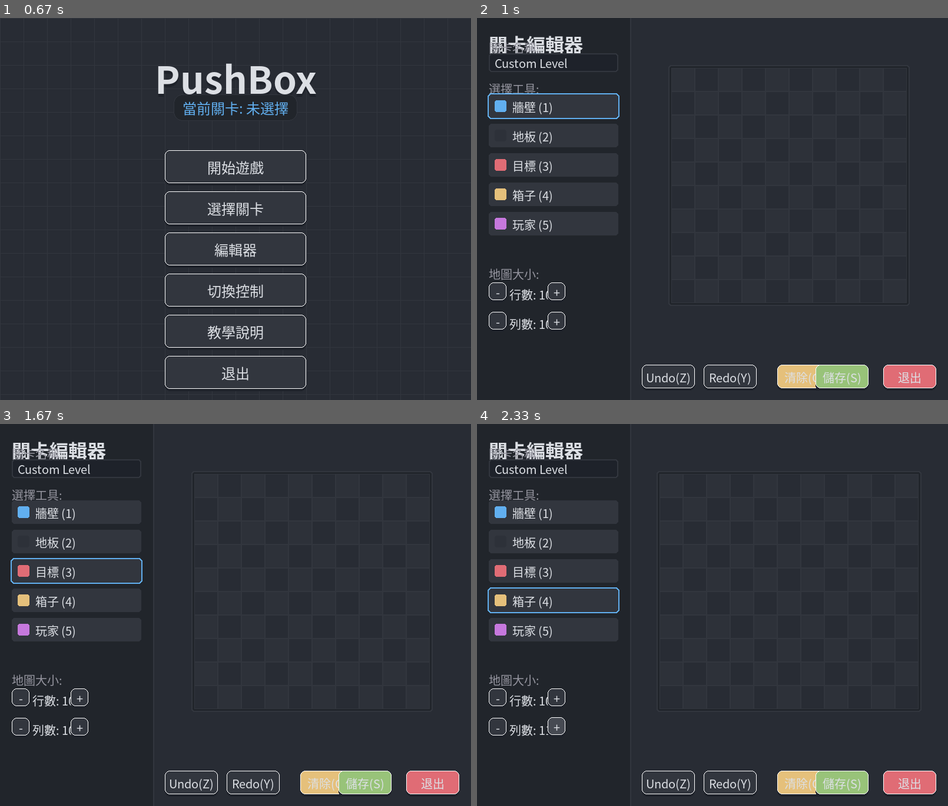
Above: before the commit, frames 1-4 (two rows, left to right).
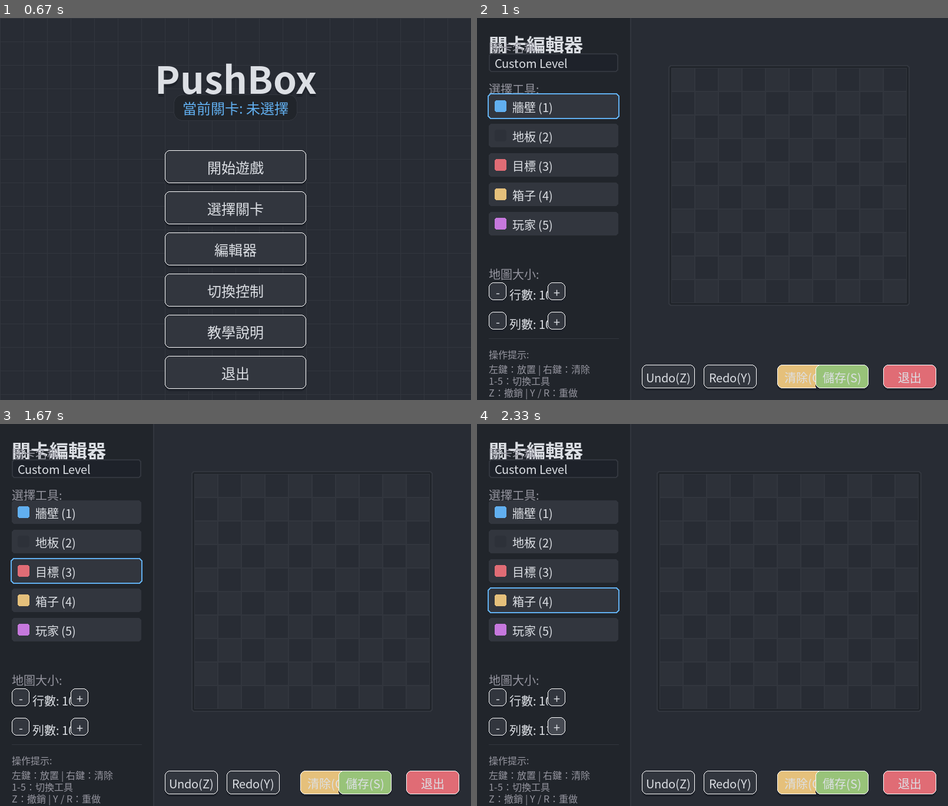
Above: after the commit, the same moments.

Repository: YI-TING-EE13/Pushbox-Pygame
Game: pygame game, started from main.py
Same seed, same stepped clock (60 frames per second), same inputs: the game is played once before the commit and once after it.
Inputs (mouse positions are in pixels of both pictures, inside the frame that each line leads up to):
- Up to frame 1 (0.67 s): hold Right from 0.33 s (still down); move the mouse to (216, 224) at 0.37 s
- Up to frame 2 (1 s): release Right at 0.8 s; click "編輯器" at 0.93 s
- Up to frame 3 (1.67 s): hold Up 1.22-1.52 s; click "目標 (3)" at 1.6 s
- Up to frame 4 (2.33 s): click "+" at 1.93 s; tap 4 at 2.22 s

Frame 1 is identical in both runs. In frame 2, 0.5% of the frame differs, in the area x 2-24%, y 86-100%; in frame 3, 0.5%; in frame 4, 0.5%.

Commit message:
feat: improve editor shortcut discoverability

Diff:
--- a/main.py
+++ b/main.py
@@ -5,13 +5,11 @@
 
 控制方式:
 - 方向鍵 ↑↓←→ 或 WASD: 移動
-- Z / Backspace: 撤銷
-- Y / R: 重做
-- F5 / Delete: 重置關卡
-- Esc / P: 暫停
-- M: 選單
-- E: 編輯器
-- H / F1: 說明
+- Z / Backspace: 撤銷 (Undo)
+- Y / R: 重做 (Redo)
+- F5 / Delete: 重置關卡 (Reset)
+- M: 返回選單
+- H / F1: 遊戲說明 (Help)
 """
 
 import sys
--- a/src/pushbox/views/level_editor.py
+++ b/src/pushbox/views/level_editor.py
@@ -439,6 +439,9 @@
         # Map Size Controls
         self._draw_size_controls()
 
+        # Shortcuts Hints
+        self._draw_hints()
+
         # --- Draw Grid Area ---
         self._draw_grid()
 
@@ -605,3 +608,37 @@
         pygame.draw.rect(self.screen, COLORS["panel_bg"], bg, border_radius=5)
         pygame.draw.rect(self.screen, COLORS["text_highlight"], bg, 1, border_radius=5)
         self.screen.blit(surf, surf.get_rect(center=bg.center))
+
+    def _draw_hints(self) -> None:
+        """Draw shortcut hints in sidebar."""
+        if not self.small_font:
+            return
+
+        y = 545
+        # Line separator
+        pygame.draw.line(
+            self.screen,
+            COLORS["grid_lines"],
+            (20, y),
+            (self.sidebar_width - 20, y),
+            1,
+        )
+        y += 15
+
+        label = self.small_font.render("操作提示:", True, COLORS["text_dim"])
+        self.screen.blit(label, (20, y))
+        y += 25
+
+        hints = [
+            "左鍵：放置 | 右鍵：清除",
+            "1-5：切換工具",
+            "Z：撤銷 | Y / R：重做",
+            "Ctrl + S：儲存關卡",
+            "C：清空地圖",
+            "Esc：離開編輯器",
+        ]
+
+        for hint in hints:
+            surf = self.small_font.render(hint, True, COLORS["text_dim"])
+            self.screen.blit(surf, (20, y))
+            y += 20
